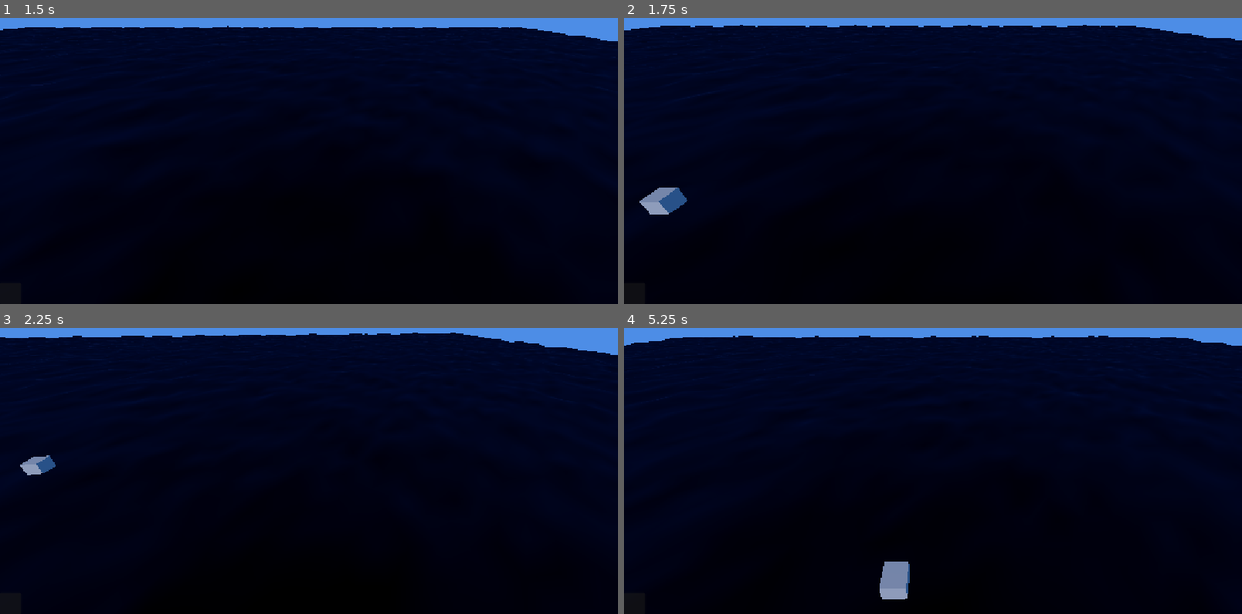
Above: before the commit, frames 1-4 (two rows, left to right).
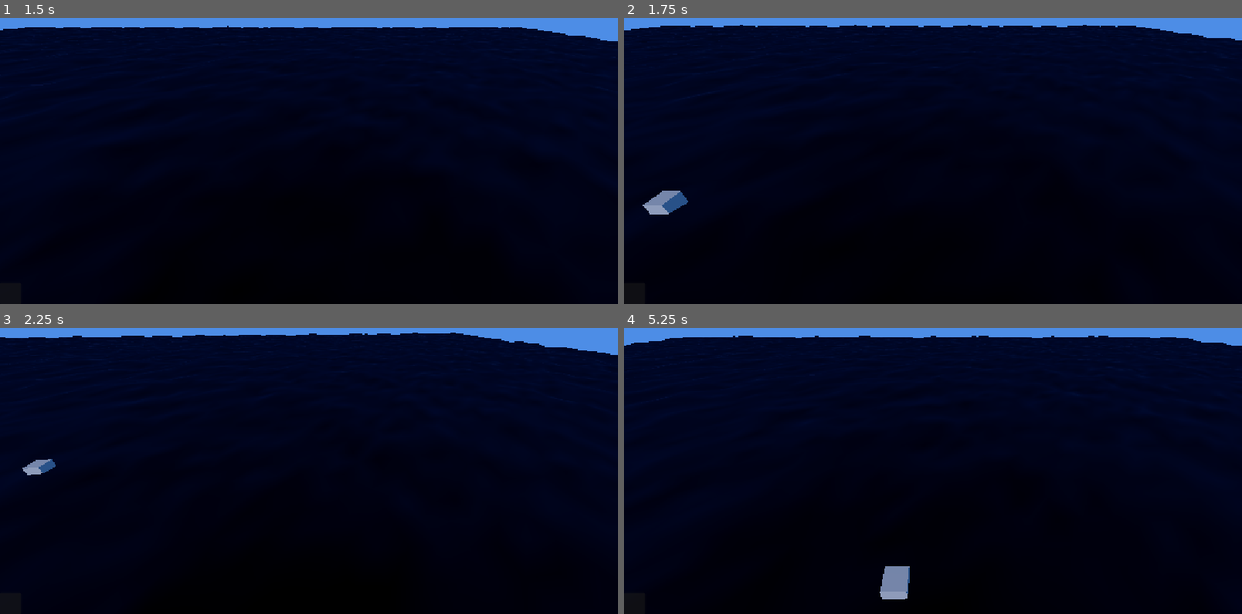
Above: after the commit, the same moments.

Repository: shotgoose/battleship
Game: Godot game, scene res://main.tscn
Same seed, same stepped clock (60 frames per second), same inputs: the game is played once before the commit and once after it.
Inputs (mouse positions are in pixels of both pictures, inside the frame that each line leads up to):
- Up to frame 1 (1.5 s): move the mouse to (444, 112) at 0.52 s; press the mouse at (444, 112) at 0.53 s; hold D (right) 0.53-1.28 s; move the mouse to (185, 146) at 1.27 s; release the mouse at (185, 146) at 1.28 s; hold Down (down) from 1.28 s (still down); right-click (185, 146) at 1.35 s
- Up to frame 2 (1.75 s): keep holding Down (down); click (809, 146) at 1.55 s
- Up to frame 3 (2.25 s): move the mouse to (370, 365) at 2.02 s; release Down (down) at 2.03 s; press the mouse at (370, 365) at 2.03 s; hold D (right) from 2.03 s (still down); tap E (rotate ccw) at 2.1 s
- Up to frame 4 (5.25 s): move the mouse to (902, 511) at 2.77 s; release D (right) at 2.78 s; release the mouse at (902, 511) at 2.78 s; hold W (up) 2.78-3.53 s; tap Q (rotate cw) at 2.85 s; click (902, 511) at 3.05 s; move the mouse to (1118, 493) at 3.52 s; press the mouse at (1118, 493) at 3.53 s; hold Left (left) 3.53-5.03 s; move the mouse to (747, 388) at 4.27 s; release the mouse at (747, 388) at 4.28 s; tap Mouse wheel up (zoom in) at 4.35 s; click (747, 388) at 4.55 s; move the mouse to (963, 439) at 5.02 s; press the mouse at (963, 439) at 5.03 s; hold Down (down) from 5.03 s (still down); tap Mouse wheel down (zoom out) at 5.1 s

Frame 1 is identical in both runs. In frame 2, 0.2% of the frame differs, in the area x 2-11%, y 59-67%; in frame 3, 0.1%; in frame 4, 0.1%.

Commit message:
Path creation and preview

Diff:
--- a/main.tscn
+++ b/main.tscn
@@ -11,15 +11,20 @@
 subdivide_width = 128
 subdivide_depth = 128
 
+[sub_resource type="BoxShape3D" id="BoxShape3D_1bvp3"]
+size = Vector3(200, 0.5, 200)
+
 [node name="Main" type="Node" unique_id=1089492259]
 
 [node name="World" type="Node3D" parent="." unique_id=1014392462]
 
-[node name="WaterMesh" type="MeshInstance3D" parent="World" unique_id=1040135878]
+[node name="Water" type="StaticBody3D" parent="World" unique_id=1682083738]
+
+[node name="WaterMesh" type="MeshInstance3D" parent="World/Water" unique_id=1040135878]
 mesh = SubResource("PlaneMesh_7y7d4")
 
-[node name="Unit" parent="." unique_id=700282534 instance=ExtResource("2_1bvp3")]
-transform = Transform3D(1, 0, 0, 0, 1, 0, 0, 0, 1, 0, 1.0766153, 0)
+[node name="WaterCollider" type="CollisionShape3D" parent="World/Water" unique_id=1245462949]
+shape = SubResource("BoxShape3D_1bvp3")
 
 [node name="UI" type="CanvasLayer" parent="." unique_id=1331578859]
 
@@ -37,3 +42,12 @@
 
 [node name="DirectionalLight3D" type="DirectionalLight3D" parent="." unique_id=201992766]
 transform = Transform3D(1, 0, 0, 0, 0.84806406, 0.5298937, 0, -0.5298937, 0.84806406, 0, 0, 0)
+
+[node name="Unit" parent="." unique_id=700282534 instance=ExtResource("2_1bvp3")]
+transform = Transform3D(1, 0, 0, 0, 1, 0, 0, 0, 1, 0, 0.8, 0)
+
+[node name="Unit2" parent="." unique_id=458135210 instance=ExtResource("2_1bvp3")]
+transform = Transform3D(1, 0, 0, 0, 1, 0, 0, 0, 1, -25.053, 0.8, 0)
+
+[node name="Unit3" parent="." unique_id=755659263 instance=ExtResource("2_1bvp3")]
+transform = Transform3D(1, 0, 0, 0, 1, 0, 0, 0, 1, 0, 0.8, 14.953)
--- /dev/null
+++ b/materials/path_active.tres
@@ -0,0 +1,8 @@
+[gd_resource type="ShaderMaterial" format=3 uid="uid://wtpqedwjb4b4"]
+
+[ext_resource type="Shader" uid="uid://dhj0n6jwrcqwk" path="res://shaders/path.gdshader" id="1_4i6nr"]
+
+[resource]
+render_priority = 0
+shader = ExtResource("1_4i6nr")
+shader_parameter/path_color = Color(0.8, 0.8, 0.8, 1)
--- /dev/null
+++ b/materials/path_inactive.tres
@@ -0,0 +1,8 @@
+[gd_resource type="ShaderMaterial" format=3 uid="uid://d0puyslskl5tr"]
+
+[ext_resource type="Shader" uid="uid://dhj0n6jwrcqwk" path="res://shaders/path.gdshader" id="1_2557s"]
+
+[resource]
+render_priority = 0
+shader = ExtResource("1_2557s")
+shader_parameter/path_color = Color(0.54509807, 0.54509807, 0.54509807, 1)
--- a/scenes/unit.tscn
+++ b/scenes/unit.tscn
@@ -1,6 +1,12 @@
 [gd_scene format=3 uid="uid://cclcuwsl5x17x"]
 
 [ext_resource type="Script" uid="uid://ceeo25ryo5eki" path="res://scripts/unit.gd" id="1_k673f"]
+[ext_resource type="Script" uid="uid://bagof5kw82ppa" path="res://scripts/classes/unit_stats.gd" id="2_1jvru"]
+[ext_resource type="Script" uid="uid://xgkk47rnmtv4" path="res://scripts/path_preview.gd" id="2_k673f"]
+
+[sub_resource type="Resource" id="Resource_1bvp3"]
+script = ExtResource("2_1jvru")
+metadata/_custom_type_script = "uid://bagof5kw82ppa"
 
 [sub_resource type="BoxShape3D" id="BoxShape3D_d6hw4"]
 
@@ -23,6 +29,7 @@
 [node name="CharacterBody3D" type="CharacterBody3D" unique_id=458135210]
 collision_layer = 2
 script = ExtResource("1_k673f")
+stats = SubResource("Resource_1bvp3")
 
 [node name="CollisionShape3D" type="CollisionShape3D" parent="." unique_id=1118610132]
 shape = SubResource("BoxShape3D_d6hw4")
@@ -32,3 +39,8 @@
 
 [node name="MeshInstance3D" type="MeshInstance3D" parent="Model" unique_id=875300556]
 mesh = SubResource("BoxMesh_7y7d4")
+
+[node name="PathPreview" type="MultiMeshInstance3D" parent="." unique_id=66501851]
+unique_name_in_owner = true
+top_level = true
+script = ExtResource("2_k673f")
--- a/scripts/classes/boat_path.gd
+++ b/scripts/classes/boat_path.gd
@@ -16,9 +16,9 @@
 		var sweep := fposmod((exit_angle - start_angle) * s, TAU)
 		if sweep > TAU - 0.001:
 			sweep = 0.0
-		var len = sweep * radius + exit_point.distance_to(target)
-		if len < best_len:
-			best_len = len
+		var length = sweep * radius + exit_point.distance_to(target)
+		if length < best_len:
+			best_len = length
 			best = _sample(c, radius, start_angle, sweep, s, target, step)
 	return best;
 
--- a/scripts/classes/path_dashes.gd
+++ b/scripts/classes/path_dashes.gd
@@ -1,8 +1,13 @@
-class_name PathDashes
+#class_name PathPreview
 extends MultiMeshInstance3D
+
+
 
 # Called when the node enters the scene tree for the first time.
 func _ready() -> void:
+	var mesh = BoxMesh.new()
+	##mesh.size = Vector3(1.0, dash_height, dash_width)
+
 	pass # Replace with function body.
 
 
--- a/scripts/controller.gd
+++ b/scripts/controller.gd
@@ -5,15 +5,18 @@
 
 var selected_unit: Node;
 var hovered_unit: Node;
+var preview_path: PackedVector2Array;
 
 func _unhandled_input(event: InputEvent) -> void:
 	if event.is_action_pressed("select"):
 		_handle_select()
 	if event.is_action_pressed("command"):
 		_handle_command()
+	if event is InputEventMouseMotion:
+		_handle_path()
 
 func _process(delta) -> void:
-	_handle_hover();
+	_handle_hover()
 
 func _raycast(mask: int) -> Dictionary:
 	var camera := get_viewport().get_camera_3d()
@@ -42,6 +45,16 @@
 func _handle_command() -> void:
 	pass
 
+func _handle_path() -> void:
+	var hit := _raycast(GROUND_LAYER)
+	if hit.is_empty():
+		return
+	var pos : Vector3 = hit.position
+	var target := Vector2(pos.x, pos.z)
+	if is_instance_valid(selected_unit):
+		preview_path = BoatPath.plan(selected_unit.ground_position, selected_unit.heading, target, selected_unit.stats.turn_radius)
+		selected_unit.draw_path(preview_path)
+
 func select_unit(unit: Node) -> void:
 	selected_unit = unit
 	unit.set_selected(true)
--- /dev/null
+++ b/scripts/path_preview.gd
@@ -0,0 +1,46 @@
+class_name PathPreview
+extends MultiMeshInstance3D
+
+const DASH_HEIGHT := 0.02
+const DASH_WIDTH := .08
+const DASH_LENGTH := 0.1
+const DASH_OFFSET := 1
+const MAX_DASHES := 256
+
+
+const ACTIVE = preload("res://materials/path_active.tres")
+const INACTIVE = preload("res://materials/path_inactive.tres")
+
+# Called when the node enters the scene tree for the first time.
+func _ready() -> void:
+	var mesh = BoxMesh.new()
+	var mm = MultiMesh.new()
+
+	mm.transform_format = MultiMesh.TRANSFORM_3D
+	mm.mesh = mesh
+	mm.instance_count = MAX_DASHES
+	mm.visible_instance_count = 0
+	multimesh = mm
+
+	material_override = ACTIVE
+
+func draw_path(path: PackedVector2Array) -> void:
+	if path.size() > MAX_DASHES:
+		return
+	for i in path.size():
+		var dir : Vector2
+		if i + 1 < path.size():
+			dir = (path.get(i + 1) - path.get(i)).normalized()
+		elif i - 1 > 0:
+			dir = (path.get(i) - path.get(i - 1)).normalized()
+		else:
+			continue
+		multimesh.set_instance_transform(i, _dash_transform(path.get(i), dir))
+	multimesh.visible_instance_count = path.size()
+	pass
+
+func _dash_transform(pos: Vector2, dir: Vector2) -> Transform3D:
+	var x := Vector3(dir.x, 0, dir.y)
+	var y := Vector3.UP
+	var z := x.cross(y)
+	return Transform3D(Basis(x * DASH_LENGTH, y * DASH_HEIGHT, z * DASH_WIDTH), Vector3(pos.x, DASH_OFFSET, pos.y))
--- a/scripts/unit.gd
+++ b/scripts/unit.gd
@@ -3,25 +3,39 @@
 
 @export var stats : UnitStats
 
+const OUTLINE_HOVER := preload("res://materials/outline_hover.tres")
+const OUTLINE_SELECT := preload("res://materials/outline_select.tres")
+const PATH_ACTIVE = preload("res://materials/path_active.tres")
+const PATH_INACTIVE = preload("res://materials/path_inactive.tres")
+
 var is_selected : bool = false
 var is_hovered : bool = false
 var planned_path := PackedVector2Array()
 
-const OUTLINE_HOVER := preload("res://materials/outline_hover.tres")
-const OUTLINE_SELECT := preload("res://materials/outline_select.tres")
+@onready var path_preview: PathPreview = %PathPreview
+
+var ground_position: Vector2:
+	get: return Vector2(global_position.x, global_position.z)
+
+var heading: Vector2:
+	get:
+		var f := -global_basis.z
+		return Vector2(f.x, f.z).normalized()
 
 @onready var model : Node3D = $Model
 
 func set_selected(value: bool) -> void:
 	is_selected = value
 	_update_outline()
+	_update_path_focus()
 
 func set_hovered(value: bool) -> void:
 	is_hovered = value
 	_update_outline()
+	_update_path_focus()
 
-func pathfind() -> void:
-	pass
+func draw_path(path: PackedVector2Array) -> void:
+	path_preview.draw_path(path)
 
 func _update_outline() -> void:
 	var mat : Material = null
@@ -31,3 +45,11 @@
 		mat = OUTLINE_HOVER
 	for mesh in model.find_children("*", "MeshInstance3D", true, false):
 		mesh.material_overlay = mat
+
+func _update_path_focus() -> void:
+	var mat : Material = null
+	if is_selected:
+		mat = PATH_ACTIVE
+	else:
+		mat = PATH_INACTIVE
+	$PathPreview.material_override = mat
--- /dev/null
+++ b/shaders/path.gdshader
@@ -0,0 +1,18 @@
+shader_type spatial;
+render_mode unshaded;
+
+uniform vec4 path_color : source_color = vec4(0.8, 0.8, 0.8, 1.0);
+
+void vertex() {
+	// Called for every vertex the material is visible on.
+}
+
+void fragment() {
+	// Called for every pixel the material is visible on.
+	ALBEDO = path_color.rgb;
+}
+
+//void light() {
+//	// Called for every pixel for every light affecting the material.
+//	// Uncomment to replace the default light processing function with this one.
+//}
Not shown, added: scripts/path_preview.gd.uid
Not shown, added: shaders/path.gdshader.uid
